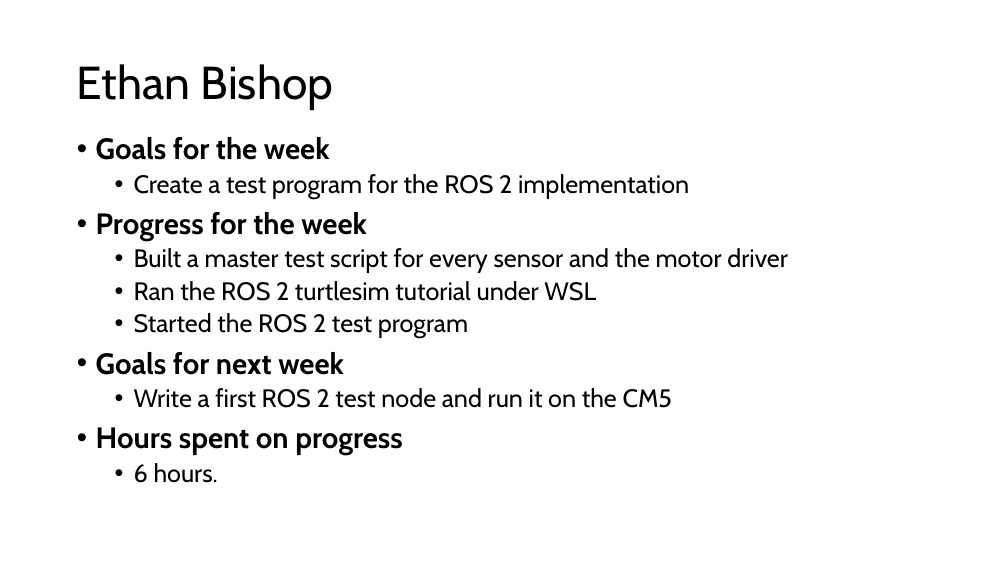
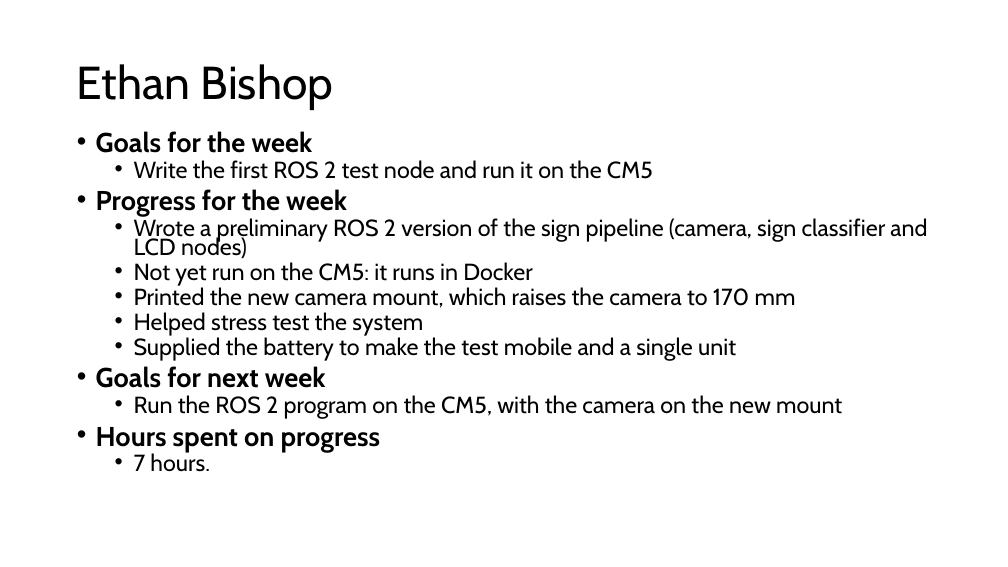
Before and after one commit to EthanWellsSr/BuggyBot, a slide deck: slide 1 of Weekly Reports/slides/3-ethan-bishop.pptx. Drawn at 1008x567 pixels with LibreOffice and Linux fonts; fonts in the diff are those of the drawing. Boxes give left, top, right and bottom in pixels: in the first picture for what was removed or moved away, otherwise in the second. Text is boxed around its words. In the diff, an @@ line names an element or a change of style, - is before the commit and + after.

Commit message:
Week 11 slides update

```diff
--- a/Weekly Reports/slides/3-ethan-bishop.pptx
+++ b/Weekly Reports/slides/3-ethan-bishop.pptx
@@ text at (96,131,381,452): size 28 to 25.9 pt in "Goals for the week", "Progress for the week", "Goals for next week", "Hours spent on progress"; line spacing 0.9 to 0.7 @@
@@ text at (134,160,653,179): text changed; size 24 to 22.2 pt @@
-  • Create a test program for the ROS 2 implementation
+  • Write the first ROS 2 test node and run it on the CM5
@@ text at (134,216,927,361): text changed; size 24 to 22.2 pt @@
-  • Built a master test script for every sensor and the motor driver
-  • Ran the ROS 2 turtlesim tutorial under WSL
-  • Started the ROS 2 test program
+  • Wrote a preliminary ROS 2 version of the sign pipeline (camera, sign classifier and LCD nodes)
+  • Not yet run on the CM5: it runs in Docker
+  • Printed the new camera mount, which raises the camera to 170 mm
+  • Helped stress test the system
+  • Supplied the battery to make the test mobile and a single unit
@@ text at (134,395,842,419): text changed; size 24 to 22.2 pt @@
-  • Write a first ROS 2 test node and run it on the CM5
+  • Run the ROS 2 program on the CM5, with the camera on the new mount
@@ text at (134,451,210,472): text changed; size 24 to 22.2 pt @@
-  • 6 hours.
+  • 7 hours.
```
Also in this commit, not shown: 2 other slides changed.
